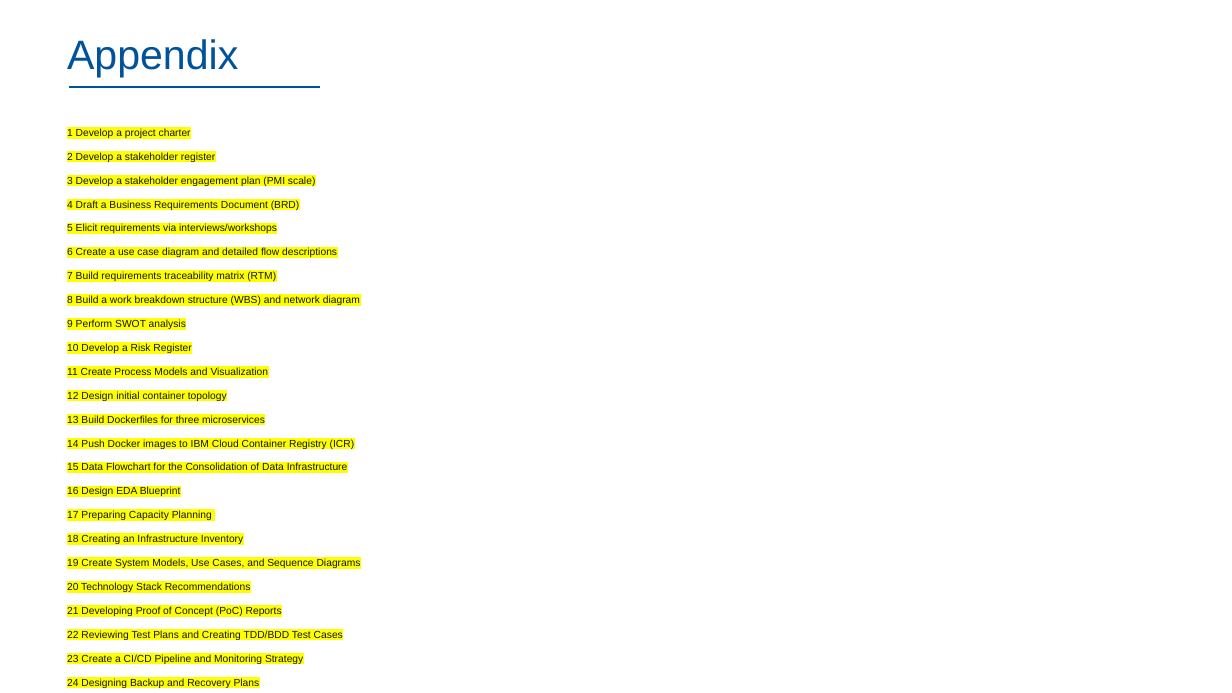
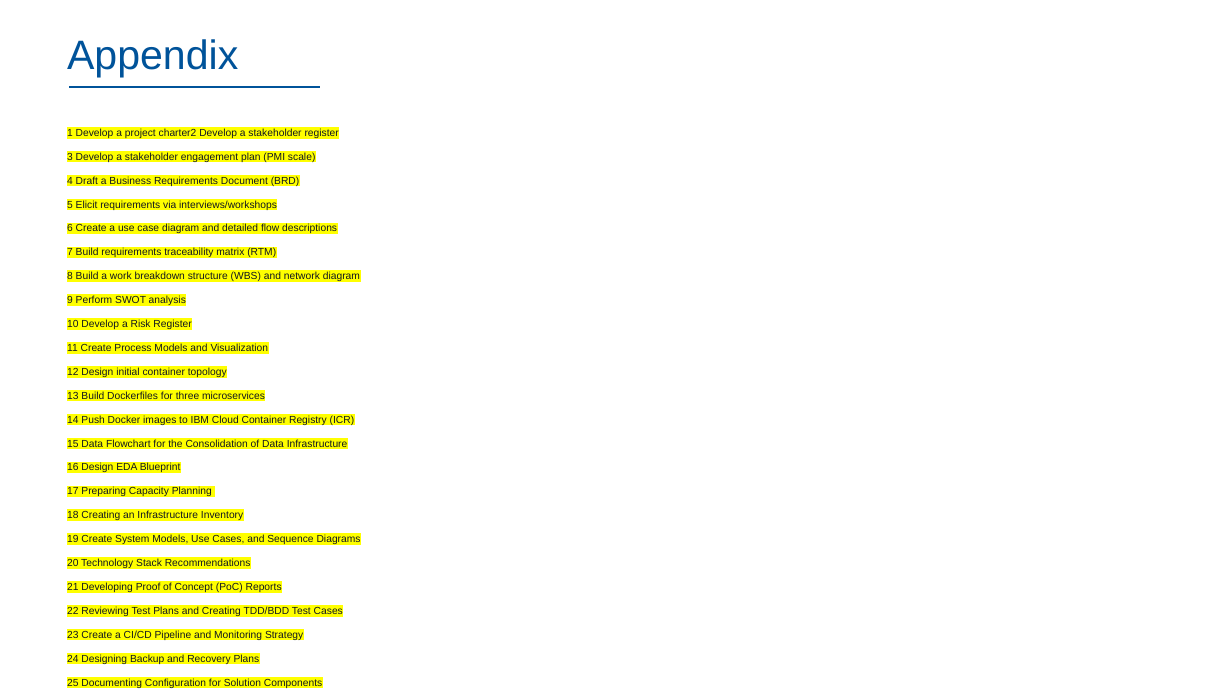
Before and after one commit to dennislamcv1/IBMSSA, a slide deck: slide 39 of Systems and Solutions Architect Capstone Project/Final Project.pptx (slide 41 before the commit). Drawn at 1232x693 pixels with LibreOffice and Linux fonts; fonts in the diff are those of the drawing; background and template pictures are left out. Boxes give left, top, right and bottom in pixels: in the first picture for what was removed or moved away, otherwise in the second. Text is boxed around its words. In the diff, an @@ line names an element or a change of style, - is before the commit and + after.

```diff
--- a/Systems and Solutions Architect Capstone Project/Final Project.pptx
+++ b/Systems and Solutions Architect Capstone Project/Final Project.pptx
@@ text at (x1=67, y1=128, x2=339, y2=138): text changed @@
-1 Develop a project charter
-2 Develop a stakeholder register
+1 Develop a project charter2 Develop a stakeholder register
```
Also in this commit, not shown: 8 other slides changed, 3 slides added, 5 slides removed, 11 other files.
